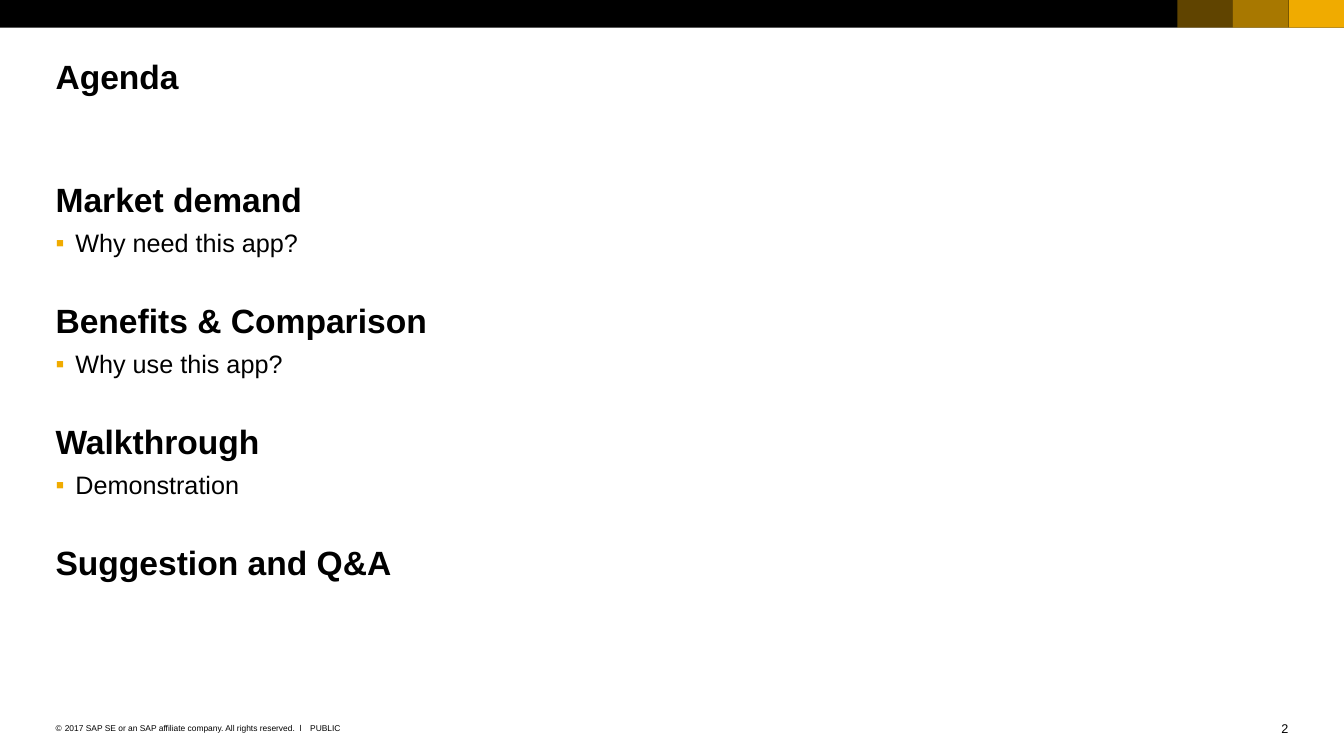
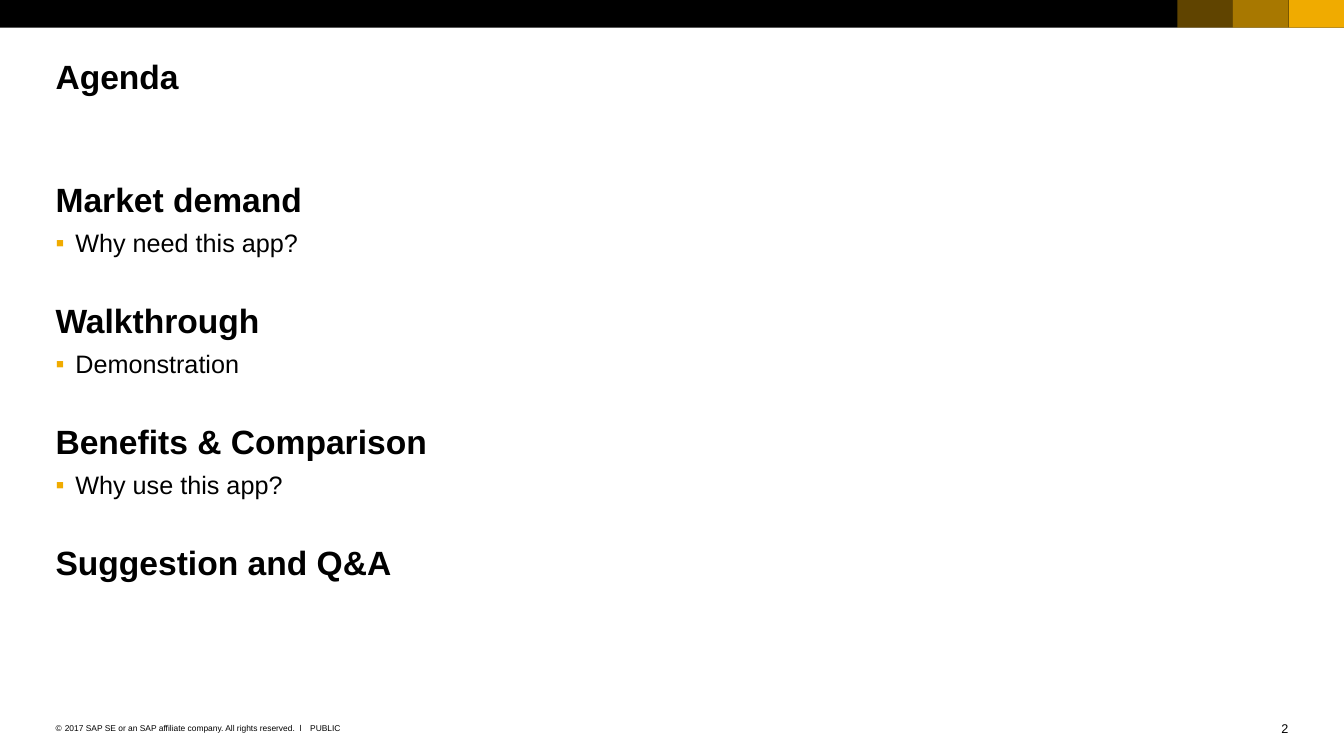
Before and after one commit to Ahaan17Saroch/Queue-Manager-Cloud-Dispatcher, a slide deck: slide 2 of SAP_2017_16x9_black_and_white.pptx. Drawn at 1344x756 pixels with LibreOffice and Linux fonts; fonts in the diff are those of the drawing. Boxes give left, top, right and bottom in pixels: in the first picture for what was removed or moved away, otherwise in the second. Text is boxed around its words. In the diff, an @@ line names an element or a change of style, - is before the commit and + after.

```diff
--- a/SAP_2017_16x9_black_and_white.pptx
+++ b/SAP_2017_16x9_black_and_white.pptx
@@ text at box(56, 308, 260, 374): paragraphs added @@
+Walkthrough
+  ▪ Demonstration
@@ text at box(56, 429, 260, 495): paragraphs removed @@
-Walkthrough
-  ▪ Demonstration
```
Also in this commit, not shown: 1 other slide changed, 5 slides added, 10 slides removed, 25 other files.
